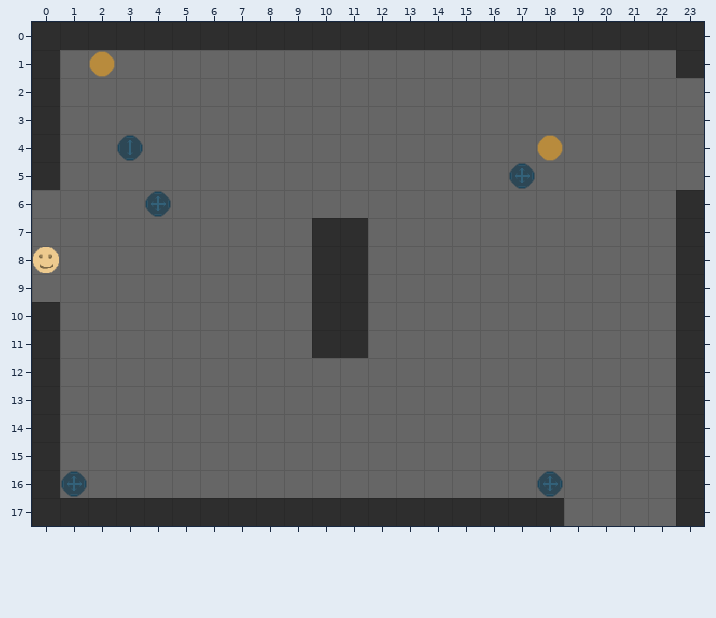
One commit to this Tiled map: android/assets/maps/mapWES-2.tmx. Above is the file before it was changed.
Cells are 64x64 px. Shown: x 0..23, y 0..17.
Once edited:
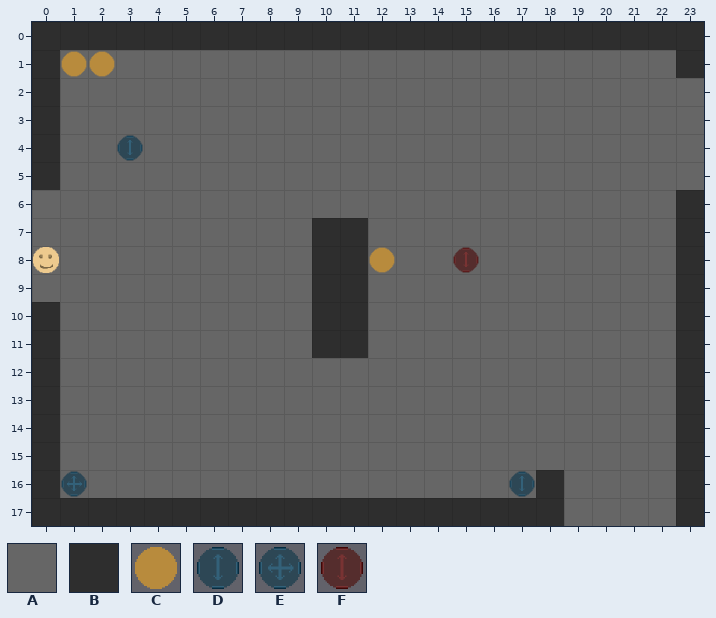
Key: from "tilset": A 0, B 1, C 4, D 6, E 7, F 14.
_ is an empty cell.
Change:
Layer "bg":
y 16: x 18 A -> B
Layer "fg":
y 1: x 1 _ -> C
y 4: x 18 C -> _
y 5: x 17 E -> _
y 6: x 4 E -> _
y 8: x 12 _ -> C; x 15 _ -> F
y 16: x 17..18 _E -> D_
Where, in picture pixels (left, top, right, bottom), the same in both pictures:
added: (61, 51, 87, 77)
removed: (509, 135, 563, 189)
removed: (145, 191, 171, 217)
added: (369, 247, 395, 273)
added: (453, 247, 479, 273)
changed: (509, 470, 564, 498)
